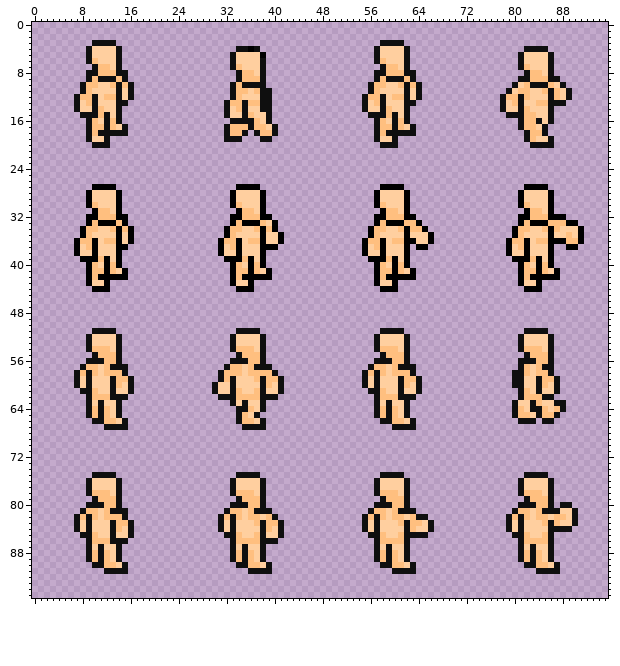
One commit to this sprite sheet: Images.xcassets/People/Bodies/humanMale.imageset/humanMale.png. Above, as it was before the edit.
The file is 96x96 pixels.
Now the later version:
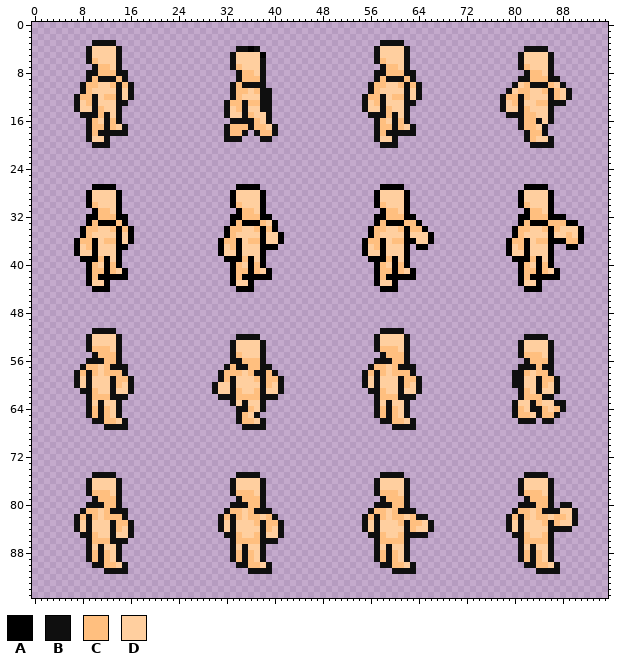
Palette (. is transparent): A #000000  B #0f0f0f  C #ffbf7f  D #ffcf9f
Changes in this commit:
@@ x 31..88 @@
 50 ..........................................................
-51 ...BBBB....................BBBB....................BBBB...
-52 ..BDDDDB..................BDDDDB..................BDDDDB..
+51 ...........................BBBB...........................
+52 ...BBBB...................BDDDDB...................BBBB...
 53 ..BDDDDB..................BDDDDB..................BDDDDB..
-54 ..BCCCDB..................BCCCDB..................BCCCDB..
-55 ...BCCCB...................BCCCB...................BCCCB..
-56 ..BBBCCB..................BBBCCB..................BBBCCB..
-57 .BCCDCBBB................BCCDCBBB.................BCDCBB..
-58 BCCCDCCCCB..............BCBCDCCCB................BBCDCCB..
+54 ..BDDDDB..................BCCCDB..................BDDDDB..
+55 ..BCDDDB...................BCCCB..................BCCCDB..
+56 ..BBCCCB..................BBBCCB...................BCCCB..
+57 .BCBBCCBB................BCCDCBBB.................BBBCBB..
+58 BCCCDCBBCB..............BCBCDCCCB................BBCDCCB..
 59 BCBDDDCBCCB.............BDBDDDBCCB...............BBDDBCCB.
Boxes around the changes in both pictures, in picture pixels (x1, y1, x2, y2):
changed: (230, 328, 266, 376)
changed: (518, 328, 554, 370)
